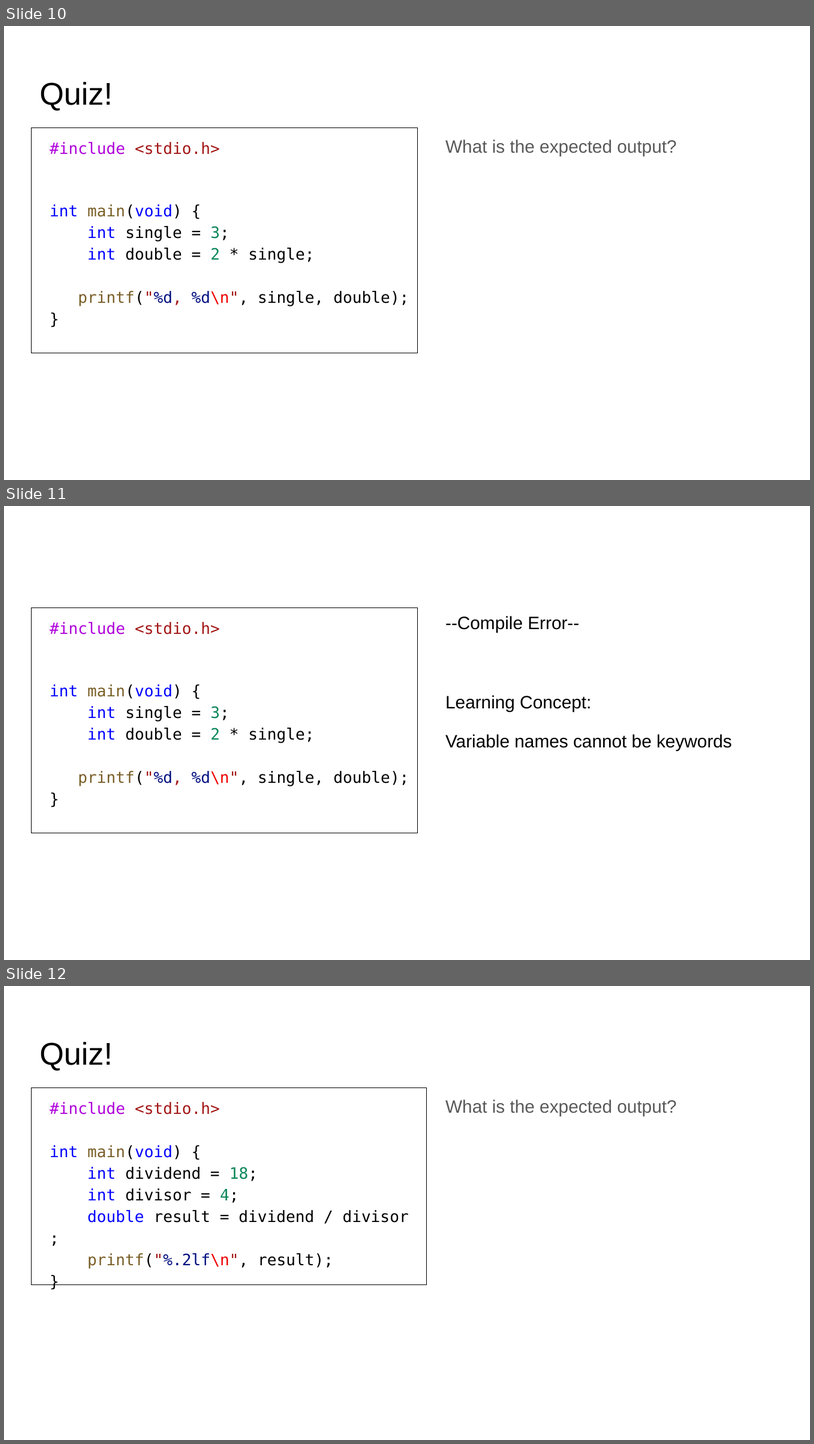
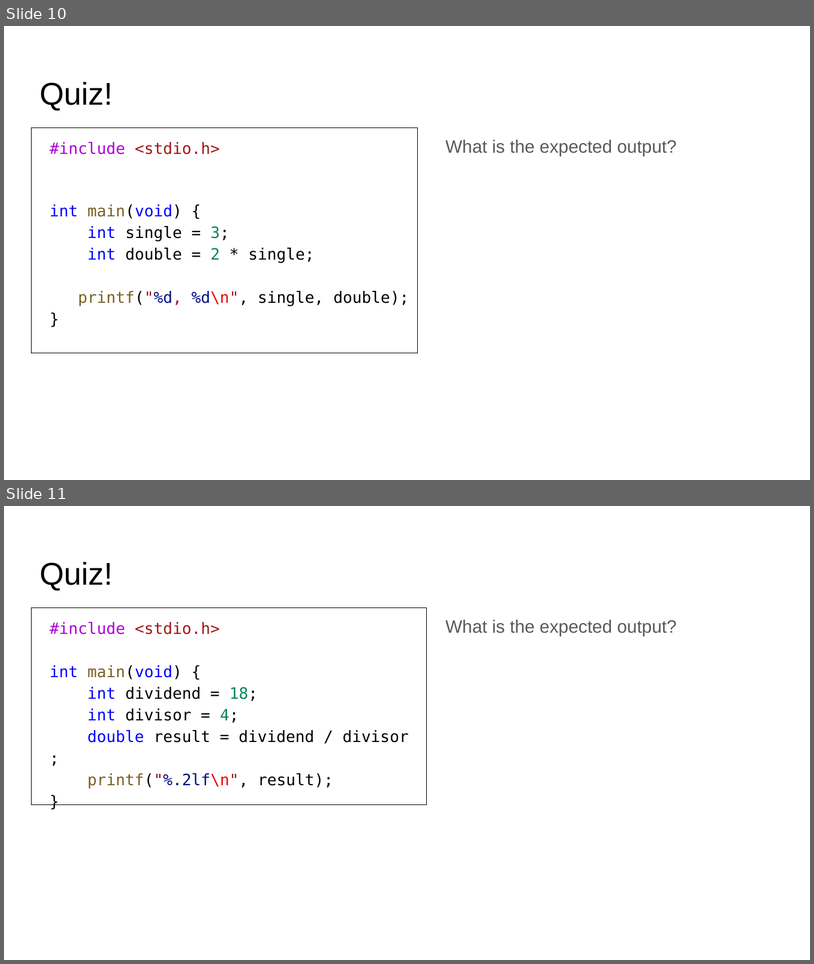
Before and after one commit to CA-run-2021-2022/CS101-code-clinic-1, a slide deck: Slides.pptx. Shown one above the other, each under a label of ours: slides 10, 11 and 12 before the commit, slides 10 and 11 after it. The pictures are 814x1444 and 814x964 pixels, drawn with LibreOffice and Linux fonts; fonts in the diff are those of the drawing. Boxes give left, top, right and bottom in pixels: in the first picture for what was removed or moved away, otherwise in the second. Text is boxed around its words. In the diff, an @@ line names an element or a change of style, - is before the commit and + after.

```diff
--- a/Slides.pptx
+++ b/Slides.pptx
@@ slide 11 removed at (4, 506, 810, 960), background #FFFFFF @@
@@ text removed at (32, 607, 417, 832) @@
-#include <stdio.h>
-int main(void) {
-int single = 3;
-int double = 2 * single;
-printf("%d, %d\n", single, double);
-}
@@ text removed at (446, 616, 732, 751) @@
---Compile Error--
-Learning Concept:
-Variable names cannot be keywords
@@ what was slide 12 is now slide 11 @@
```
Also in this commit, not shown: 8 other slides removed.
